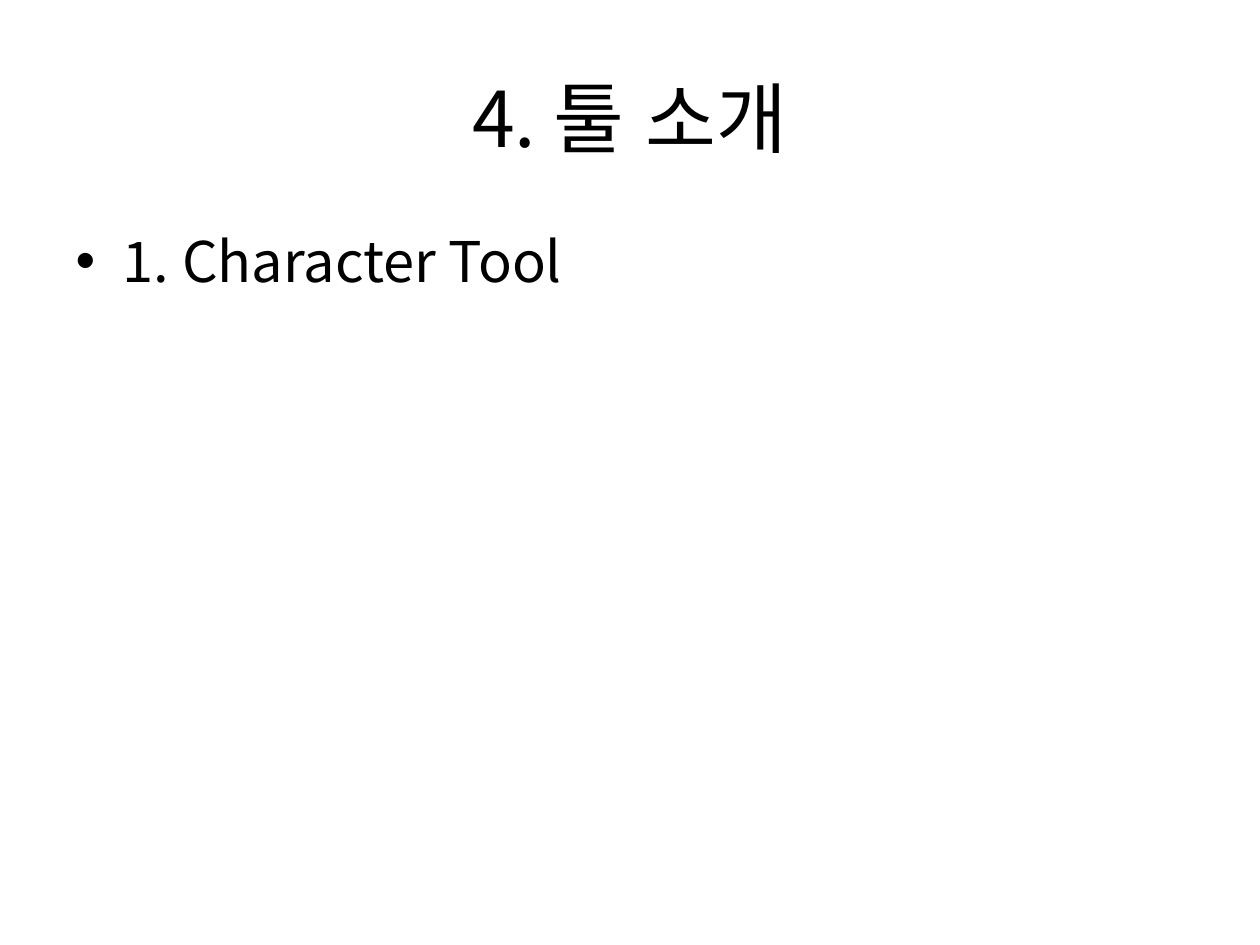
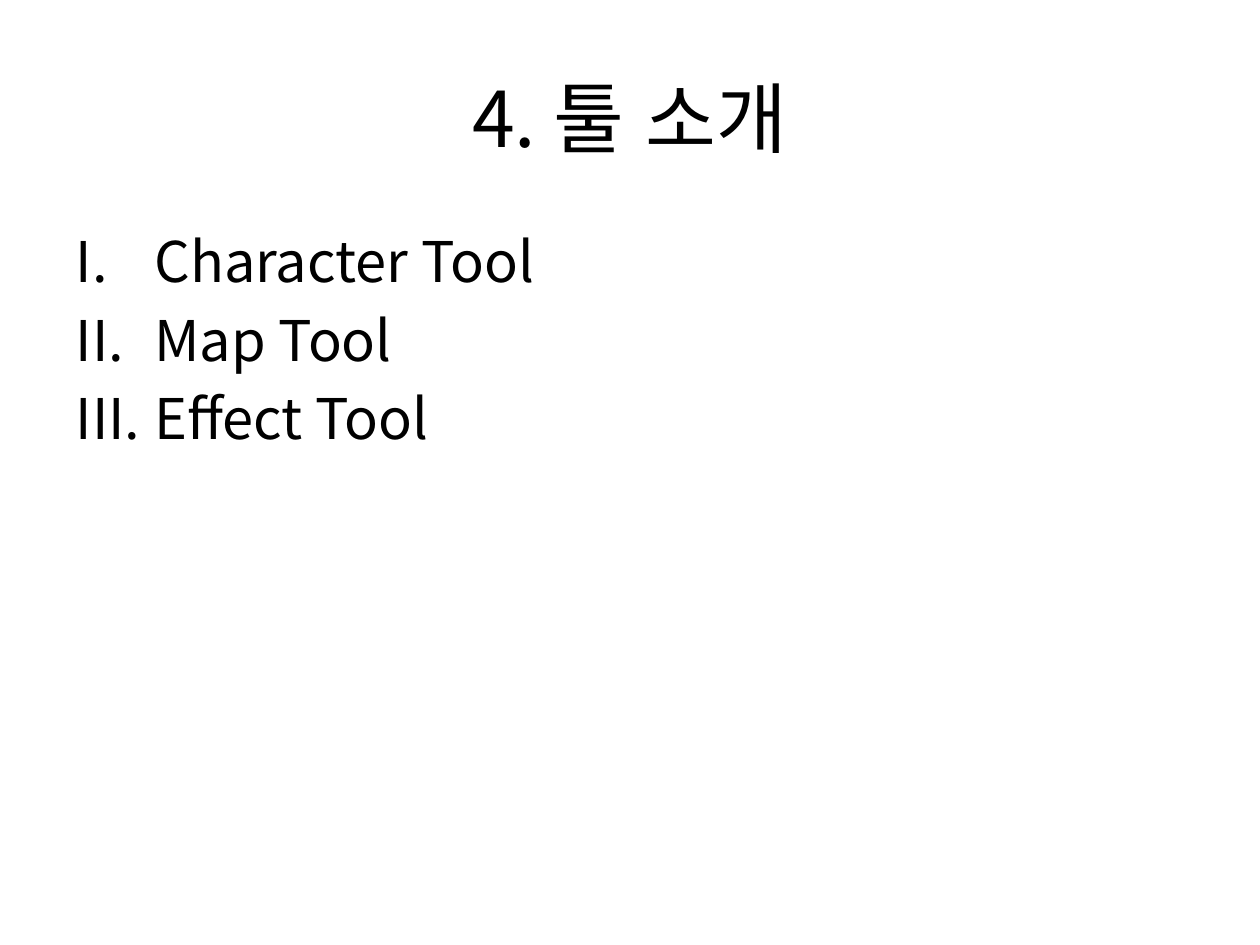
Before and after one commit to TomLeeLive/enpgame, a slide deck: slide 10 of doc/_pt_doc/N2_Team_1st_PT_20161024.pptx (slide 9 before the commit). Drawn at 1260x945 pixels with LibreOffice and Linux fonts; fonts in the diff are those of the drawing; background and template pictures are left out. Boxes give left, top, right and bottom in pixels: in the first picture for what was removed or moved away, otherwise in the second. Text is boxed around its words. In the diff, an @@ line names an element or a change of style, - is before the commit and + after.

```diff
--- a/doc/_pt_doc/N2_Team_1st_PT_20161024.pptx
+++ b/doc/_pt_doc/N2_Team_1st_PT_20161024.pptx
@@ text at (154,237,534,440): text changed @@
-• 1. Character Tool
+I. Character Tool
+II. Map Tool
+III. Effect Tool
```
Also in this commit, not shown: 1 other slide changed, 7 slides added.
